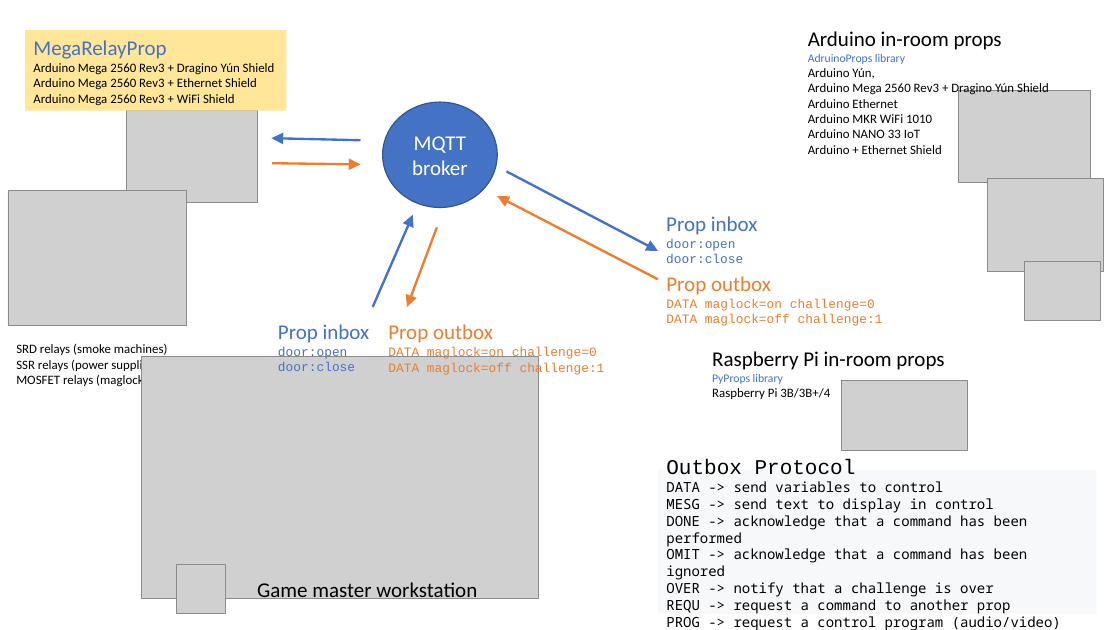
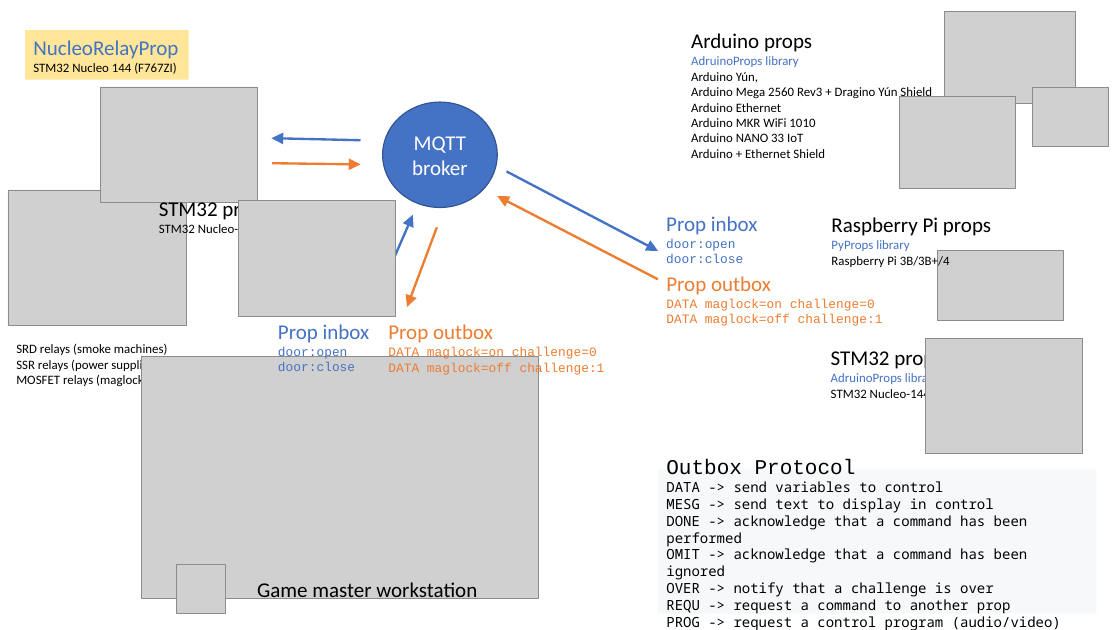
Before and after one commit to xcape-io/RelayProp, a slide deck: slide 1 of docs/nucleorelayprop.pptx. Drawn at 1120x630 pixels with LibreOffice and Linux fonts; fonts in the diff are those of the drawing; grey boxes stand for pictures. Boxes give left, top, right and bottom in pixels: in the first picture for what was removed or moved away, otherwise in the second. Text is boxed around its words. In the diff, an @@ line names an element or a change of style, - is before the commit and + after.

```diff
--- a/docs/nucleorelayprop.pptx
+++ b/docs/nucleorelayprop.pptx
@@ text "Arduino props": place and size @@
-text "Arduino props" at [808, 31, 1049, 154]
+text "Arduino props" at [691, 33, 932, 158]
@@ picture: place and size @@
-picture at [959, 90, 1091, 182]
+picture at [944, 12, 1076, 104]
@@ rectangle "NucleoRelayProp": place and size @@
-rectangle "NucleoRelayProp" at [25, 30, 287, 111]
+rectangle "NucleoRelayProp" at [25, 30, 189, 80]
@@ text in rectangle at [33, 40, 178, 74]: text changed @@
-MegaRelayProp
-Arduino Mega 2560 Rev3 + Dragino Yún Shield
-Arduino Mega 2560 Rev3 + Ethernet Shield
-Arduino Mega 2560 Rev3 + WiFi Shield
+NucleoRelayProp
+STM32 Nucleo 144 (F767ZI)
@@ text at [691, 33, 812, 52]: text changed @@
-Arduino in-room props
+Arduino props
@@ text at [691, 56, 798, 67]: size 10 to 11 pt in "AdruinoProps library" @@
@@ picture: place and size @@
-picture at [126, 111, 258, 203]
+picture at [100, 87, 257, 203]
@@ picture: place and size @@
-picture at [1025, 261, 1102, 321]
+picture at [1033, 87, 1109, 147]
@@ picture: place and size @@
-picture at [987, 179, 1104, 271]
+picture at [900, 97, 1017, 189]
@@ text added at [159, 199, 270, 238], 11 pt, text #000000 @@
+STM32 props
+STM32 Nucleo-144
@@ picture added at [239, 201, 396, 317] @@
@@ text "Raspberry Pi props": place and size @@
-text "Raspberry Pi props" at [712, 351, 944, 399]
+text "Raspberry Pi props" at [831, 217, 991, 269]
@@ text at [831, 217, 991, 236]: text changed @@
-Raspberry Pi in-room props
+Raspberry Pi props
@@ text at [831, 240, 909, 251]: size 10 to 11 pt in "PyProps library" @@
@@ picture: place and size @@
-picture at [842, 380, 968, 450]
+picture at [938, 250, 1064, 320]
@@ text added at [831, 348, 942, 402], 11 pt, text #000000 @@
+STM32 props
+AdruinoProps library
+STM32 Nucleo-144
@@ picture added at [925, 339, 1082, 455] @@
```
